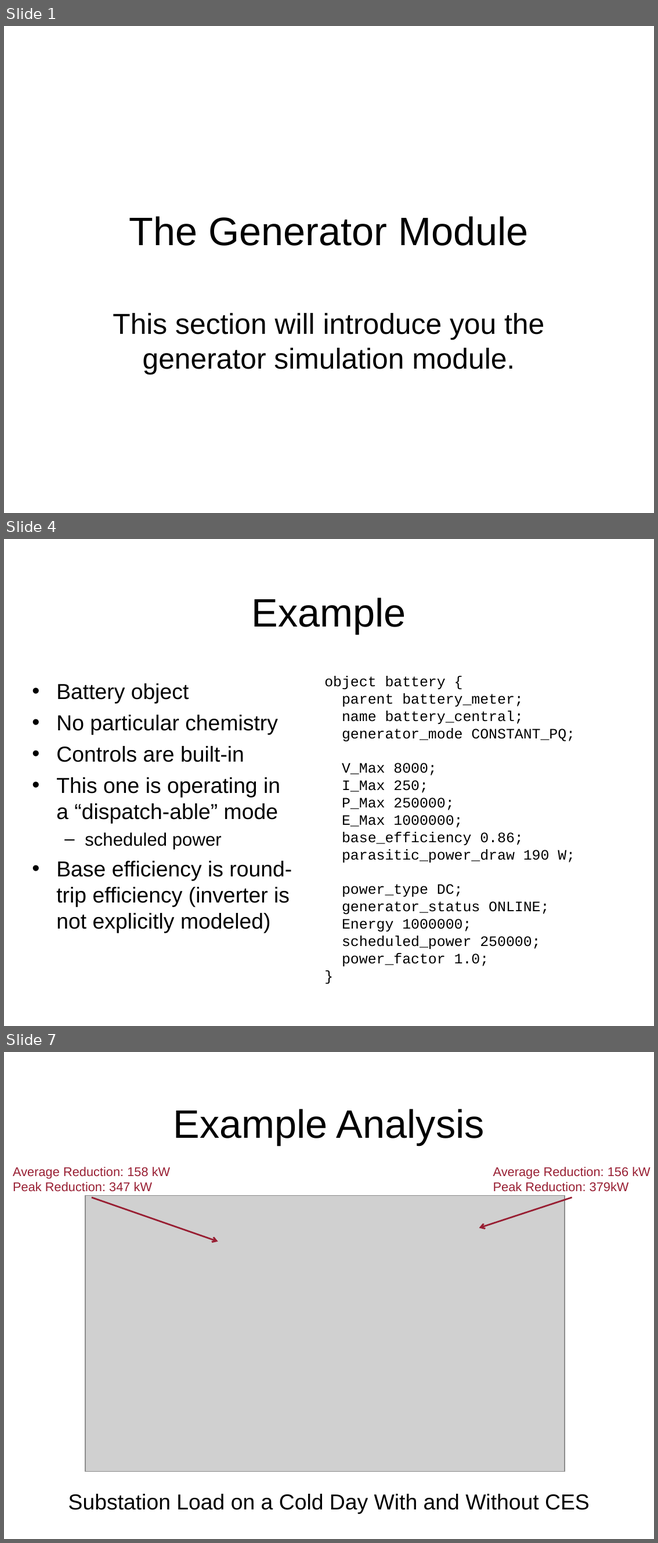
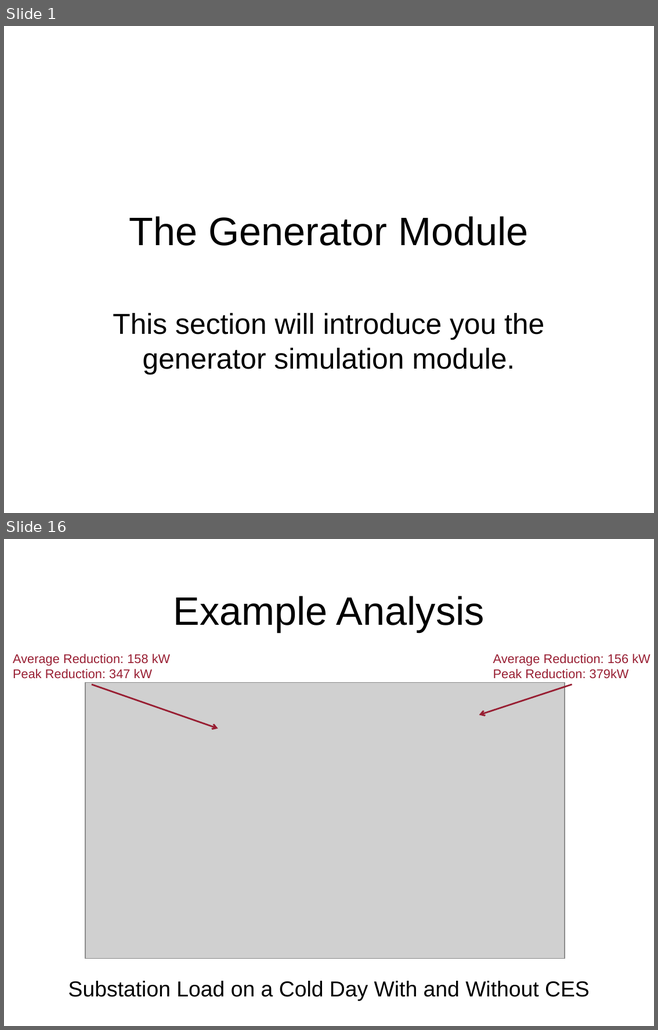
Before and after one commit to gridlab-d/course, a slide deck: ThreeDayCourse_v22/Day2/4.4 - Generator Module.ppt. Shown one above the other, each under a label of ours: slides 1, 4 and 7 before the commit, slides 1 and 16 after it; the slides between them are not shown. The pictures are 658x1543 and 658x1030 pixels, drawn with LibreOffice and Linux fonts; fonts in the diff are those of the drawing; grey boxes stand for pictures; background and template pictures are left out. Boxes give left, top, right and bottom in pixels: in the first picture for what was removed or moved away, otherwise in the second. Text is boxed around its words. In the diff, an @@ line names an element or a change of style, - is before the commit and + after.

Commit message:
Added modified generator module presentation for the three day course.

```diff
--- a/ThreeDayCourse_v22/Day2/4.4 - Generator Module.ppt
+++ b/ThreeDayCourse_v22/Day2/4.4 - Generator Module.ppt
@@ slide 4 removed at (4, 539, 654, 1026), background picture (left out) @@
@@ title removed at (252, 598, 406, 634) @@
-Example
@@ text removed at (324, 676, 575, 966) @@
-object battery {
-parent battery_meter;
-name battery_central;
-generator_mode CONSTANT_PQ;
-V_Max 8000;
-I_Max 250;
-P_Max 250000;
-E_Max 1000000;
-base_efficiency 0.86;
-parasitic_power_draw 190 W;
-power_type DC;
-generator_status ONLINE;
-Energy 1000000;
-scheduled_power 250000;
-power_factor 1.0;
-}
@@ text removed at (56, 683, 292, 933) @@
-• Battery object
-• No particular chemistry
-• Controls are built-in
-• This one is operating in a “dispatch-able” mode
-  – scheduled power
-• Base efficiency is round-trip efficiency (inverter is not explicitly modeled)
@@ what was slide 7 is now slide 16 @@
```
Also in this commit, not shown: 3 slides changed, 14 slides added, 2 other slides removed.
